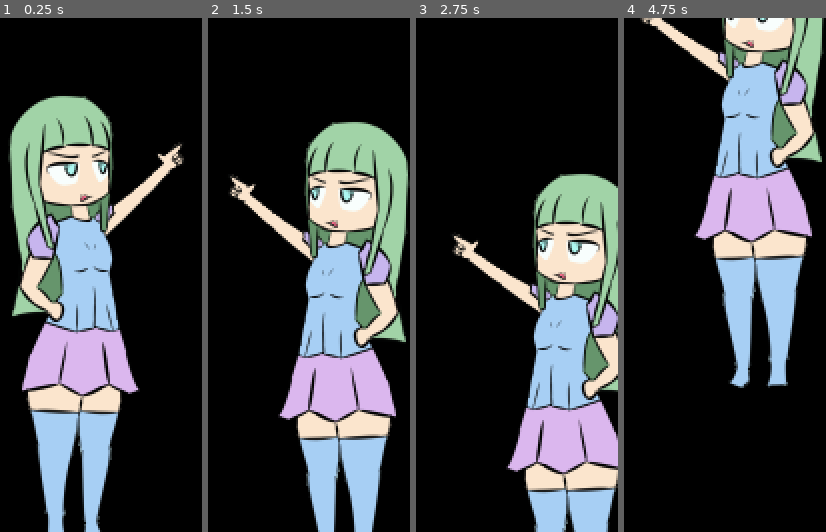
Above: before the commit, frames 1-4 (left to right).
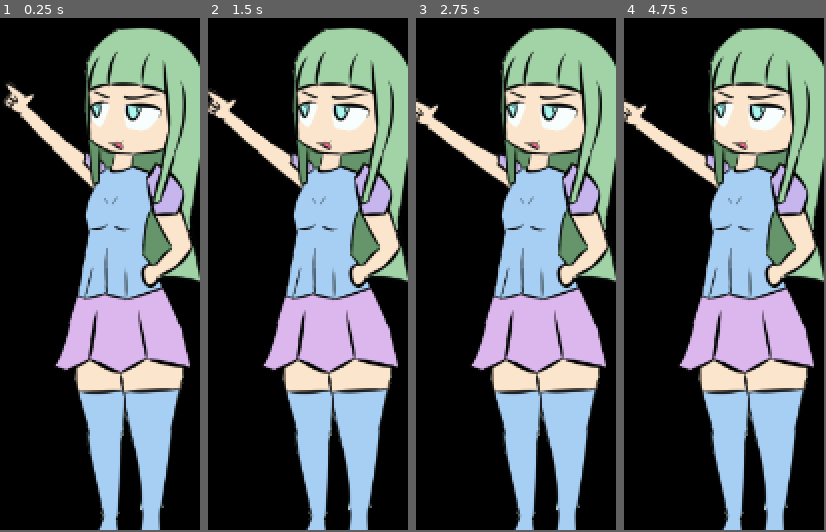
Above: after the commit, the same moments.

Repository: BeatMil/Screen-Crawler
Game: Godot game, scene res://scenes/test_window.tscn
Same seed, same stepped clock (60 frames per second), same inputs: the game is played once before the commit and once after it. Before the commit the project starts from res://scenes/screen.tscn.
Inputs (mouse positions are in pixels of both pictures, inside the frame that each line leads up to):
- Up to frame 1 (0.25 s): no input
- Up to frame 2 (1.5 s): move the mouse to (353, 249) at 0.52 s; click (353, 249) at 0.67 s; drag from (268, 300) to (298, 377) at 1.27 s
- Up to frame 3 (2.75 s): move the mouse to (537, 161) at 2.02 s; click (537, 161) at 2.17 s
- Up to frame 4 (4.75 s): drag from (714, 377) to (664, 197) at 2.77 s; move the mouse to (785, 352) at 3.52 s; click (785, 352) at 3.67 s; drag from (664, 197) to (694, 146) at 4.27 s
In our replay, the window is 101x257 before the commit and 100x256 after it. These sizes can differ from the game's own. Grey fills any space a smaller window leaves; there, only what the larger window draws over its background counts as a difference.

The runs differ from the first frame. In frame 1, 64% of the frame differs, in the area x 1-100%, y 1-100%; in frame 2, 46%; in frame 3, 54%; in frame 4, 48%.

Commit message:
Correct starting position of ma waifu and start scene

Diff:
--- a/project.godot
+++ b/project.godot
@@ -11,7 +11,7 @@
 [application]
 
 config/name="Screen Crawler"
-run/main_scene="res://scenes/screen.tscn"
+run/main_scene="res://scenes/test_window.tscn"
 config/features=PackedStringArray("4.2", "Forward Plus")
 run/max_fps=120
 run/low_processor_mode=true
--- a/scripts/test_window.gd
+++ b/scripts/test_window.gd
@@ -25,7 +25,7 @@
 	_MainWindow.transparent_bg = true	# Make the window's background transparent
 
 	# _MainWindow.size = Vector2(220, 470)
-	_MainWindow.position = Vector2(0, 0)
+	_MainWindow.position = Vector2(0, DisplayServer.screen_get_size().y + sprite_offset.y)
 	# _MainWindow.position = Vector2(0, DisplayServer.screen_get_size().y + sprite_offset.y)
 
 	Engine.max_fps = 120 ## This stops pc lagging
